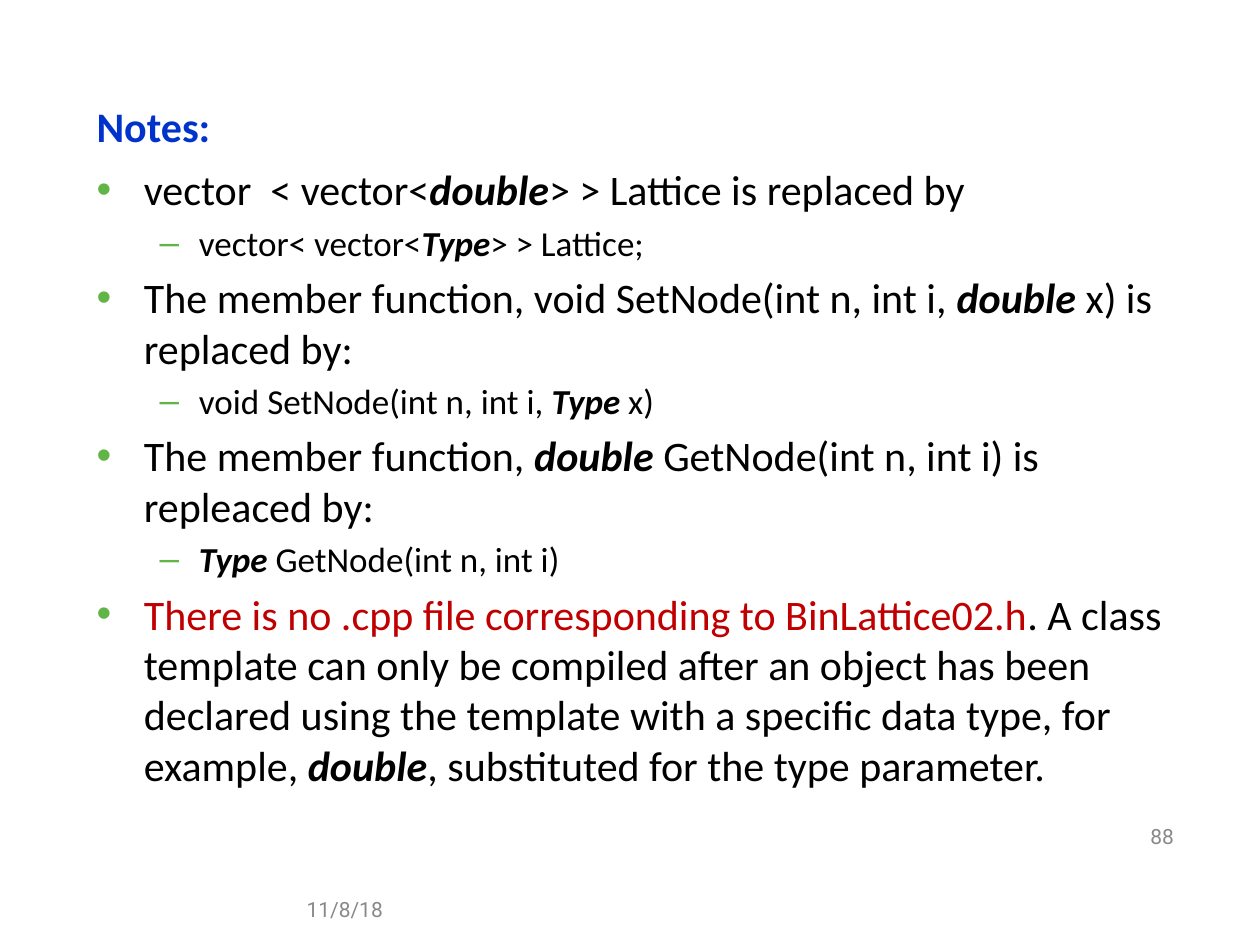
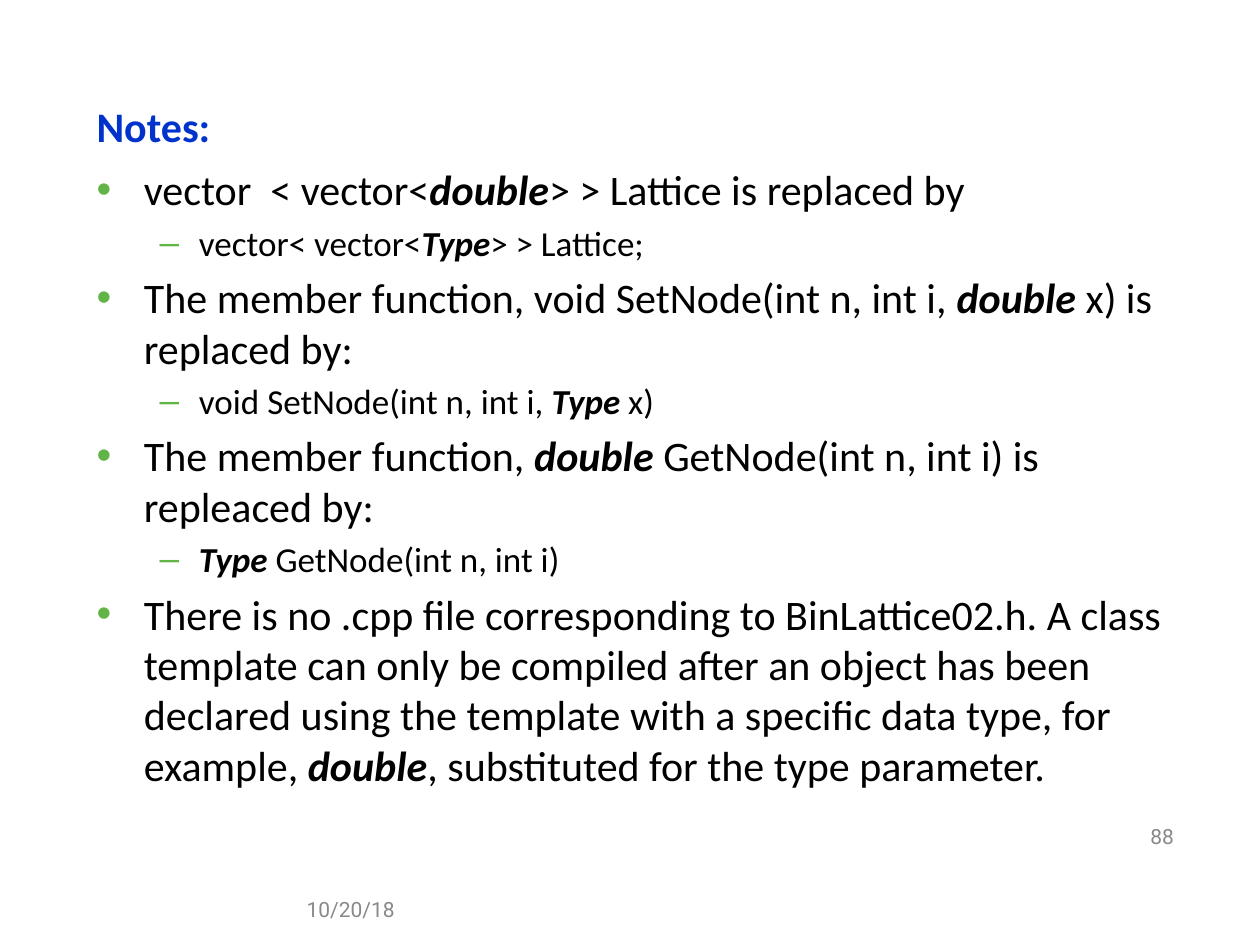
Before and after one commit to gabywang/FRE6883, a slide deck: slide 88 of Slides/Part 2-Financial Applications Using Data Structures, Templates and Design Patterns.pptx. Drawn at 1260x945 pixels with LibreOffice and Linux fonts; fonts in the diff are those of the drawing; background and template pictures are left out. Boxes give left, top, right and bottom in pixels: in the first picture for what was removed or moved away, otherwise in the second. Text is boxed around its words. In the diff, an @@ line names an element or a change of style, - is before the commit and + after.

```diff
--- a/Slides/Part 2-Financial Applications Using Data Structures, Templates and Design Patterns.pptx
+++ b/Slides/Part 2-Financial Applications Using Data Structures, Templates and Design Patterns.pptx
@@ text at (144,600,1161,788): text colour #C00000 to #000000 in "There is no .cpp file corresponding to ..." @@
@@ text at (307,902,395,918): text changed @@
-11/8/18
+10/20/18
```
Also in this commit, not shown: 51 other slides changed, 3 other files.
